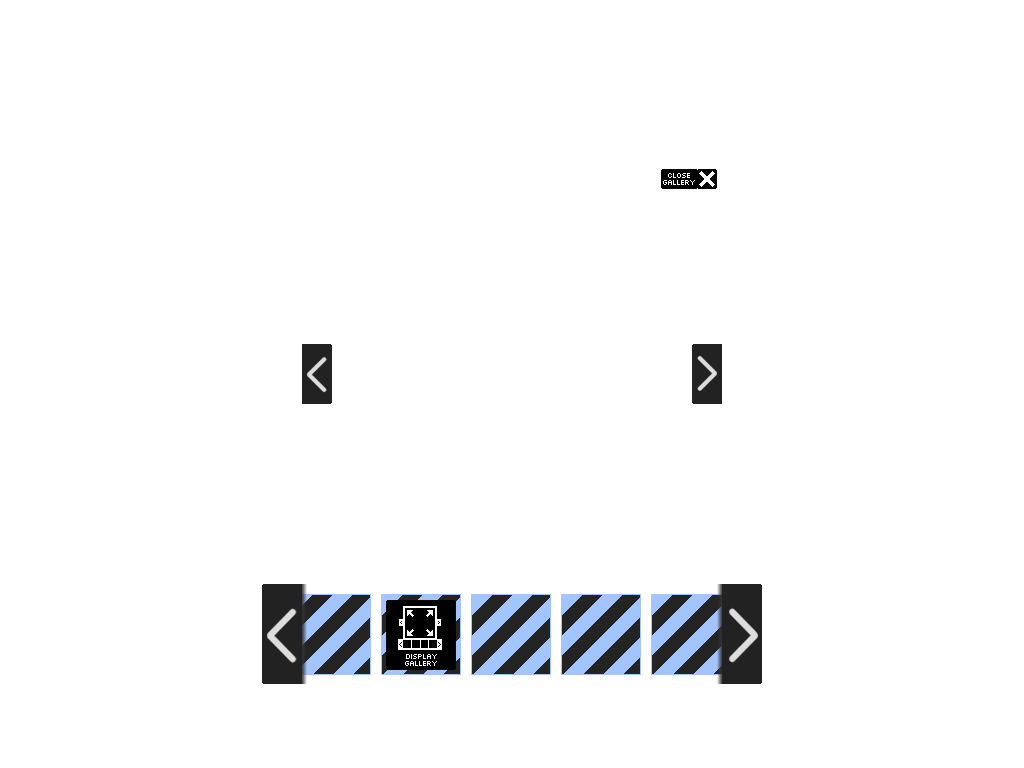
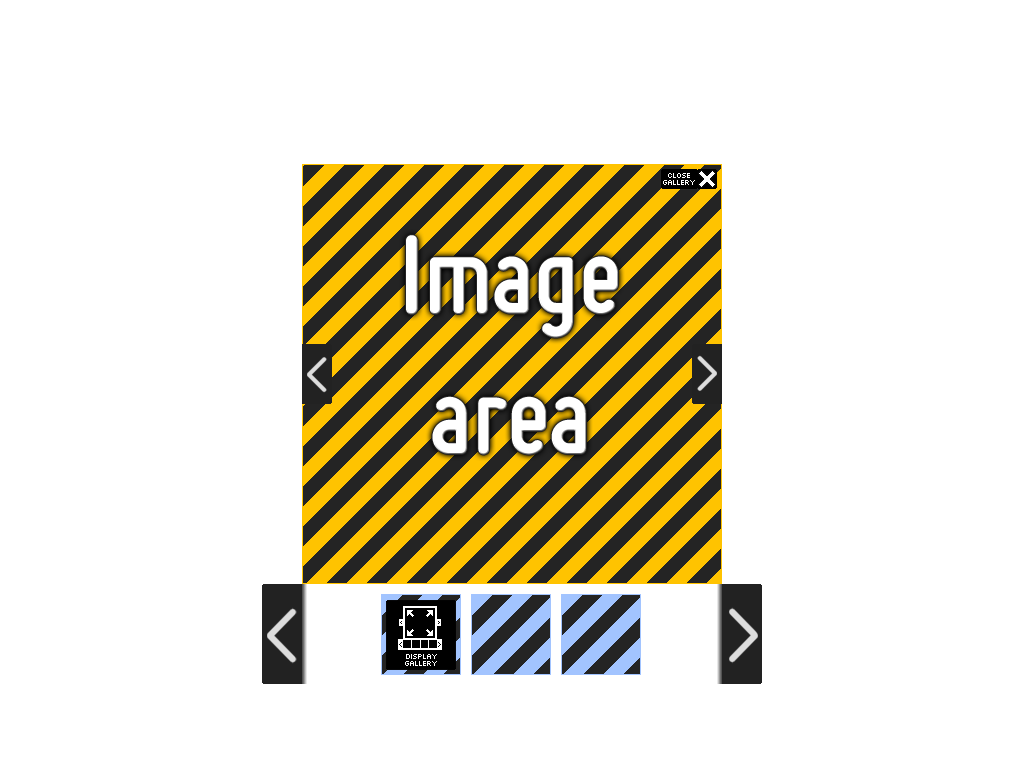
The second 1024×768 image is a revision of the first. Changes to its layers:
showed "Image area" over [302, 164, 722, 584]
hid "thumb-05" over [651, 594, 722, 675]
hid "thumb-01" over [302, 594, 371, 675]
